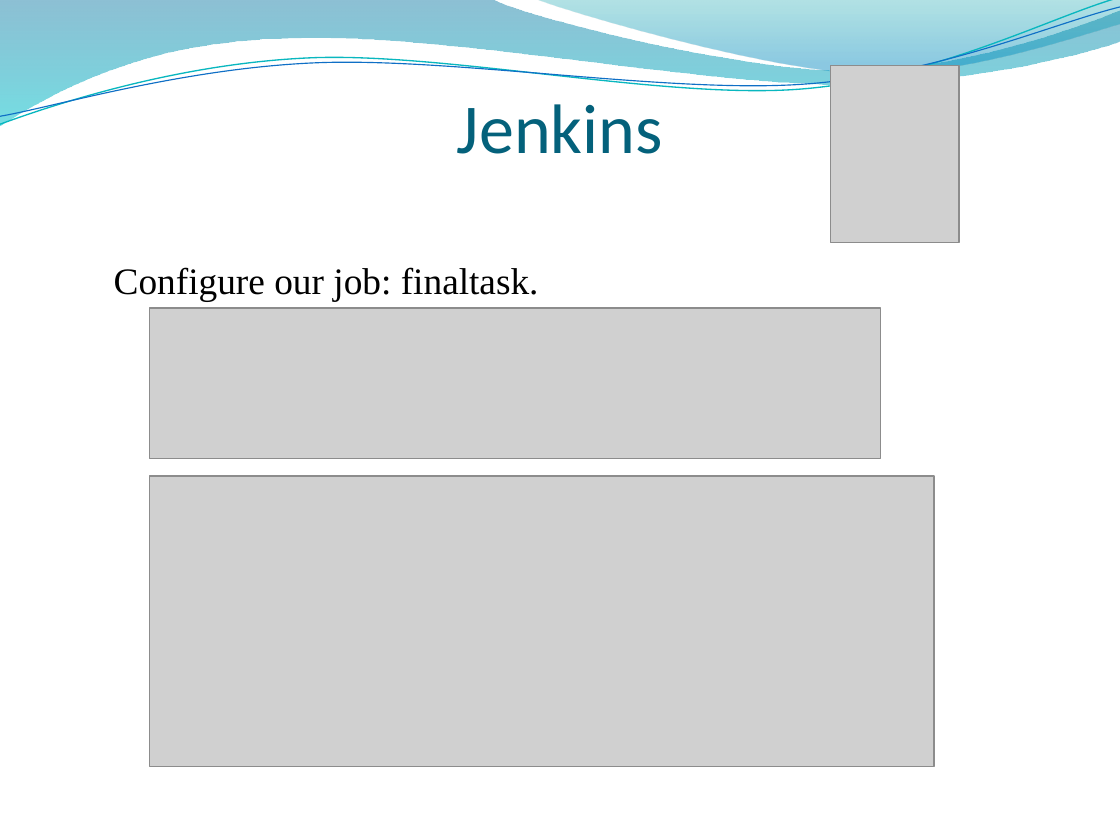
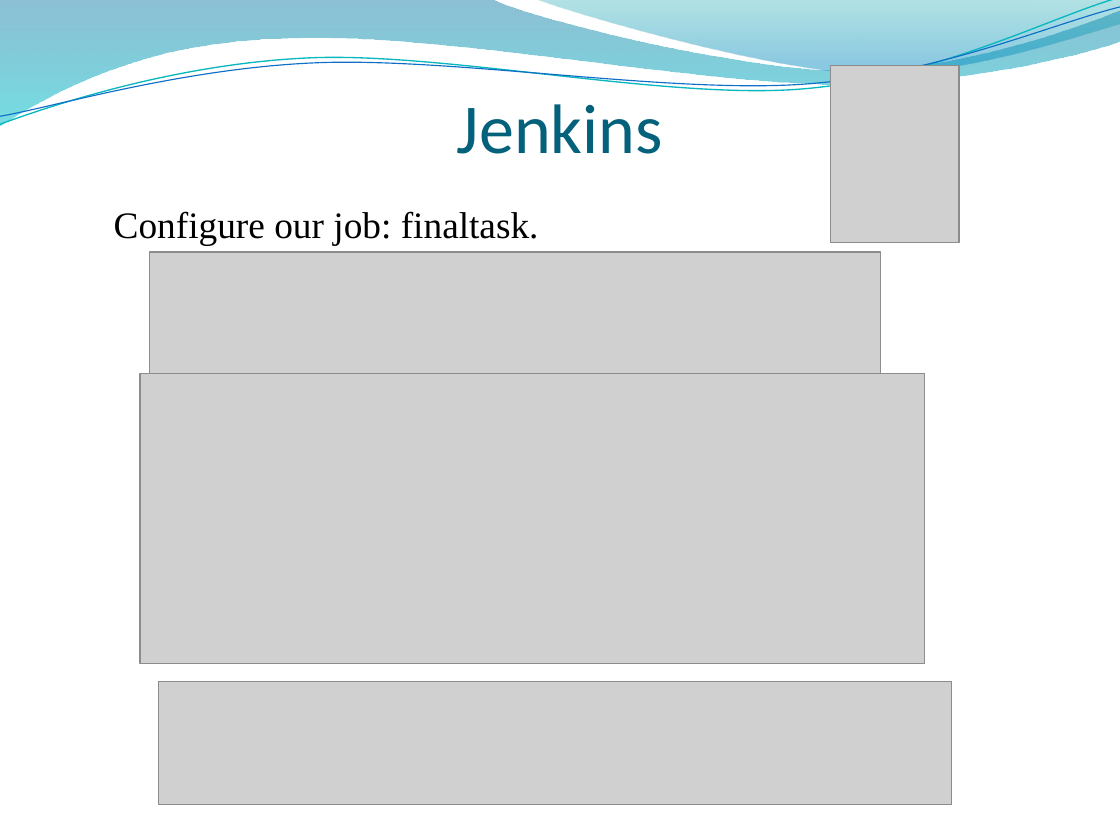
Before and after one commit to KozakAG/myProject, a slide deck: slide 13 of Andrii Kozak Final Task.pptx. Drawn at 1120x840 pixels with LibreOffice and Linux fonts; fonts in the diff are those of the drawing; grey boxes stand for pictures; background and template pictures are left out. Boxes give left, top, right and bottom in pixels: in the first picture for what was removed or moved away, otherwise in the second. Text is boxed around its words. In the diff, an @@ line names an element or a change of style, - is before the commit and + after.

```diff
--- a/Andrii Kozak Final Task.pptx
+++ b/Andrii Kozak Final Task.pptx
@@ text "Configure our job: finaltask.": place and size @@
-text "Configure our job: finaltask." at bbox=[114, 267, 539, 302]
+text "Configure our job: finaltask." at bbox=[114, 211, 539, 246]
@@ picture: place and size @@
-picture at bbox=[149, 308, 880, 459]
+picture at bbox=[149, 252, 880, 403]
@@ picture: place and size @@
-picture at bbox=[149, 476, 934, 766]
+picture at bbox=[140, 373, 925, 663]
@@ picture added at bbox=[159, 681, 952, 804] @@
```
Also in this commit, not shown: 1 other slide changed, 2 slides added, 1 slide removed, 8 other files.
